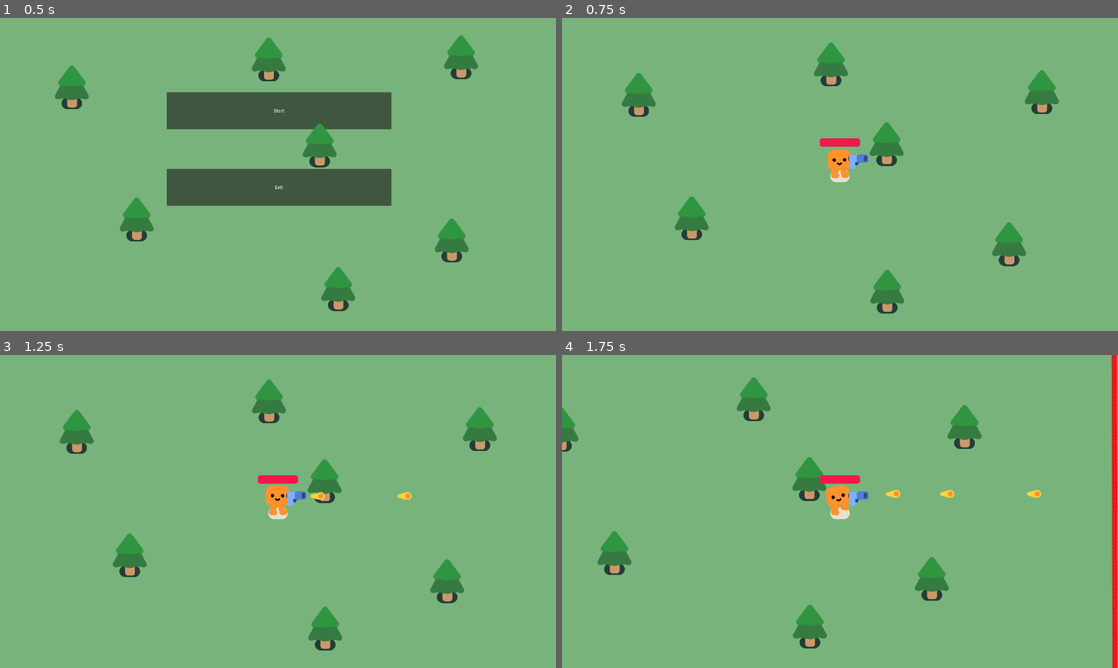
Above: before the commit, frames 1-4 (two rows, left to right).
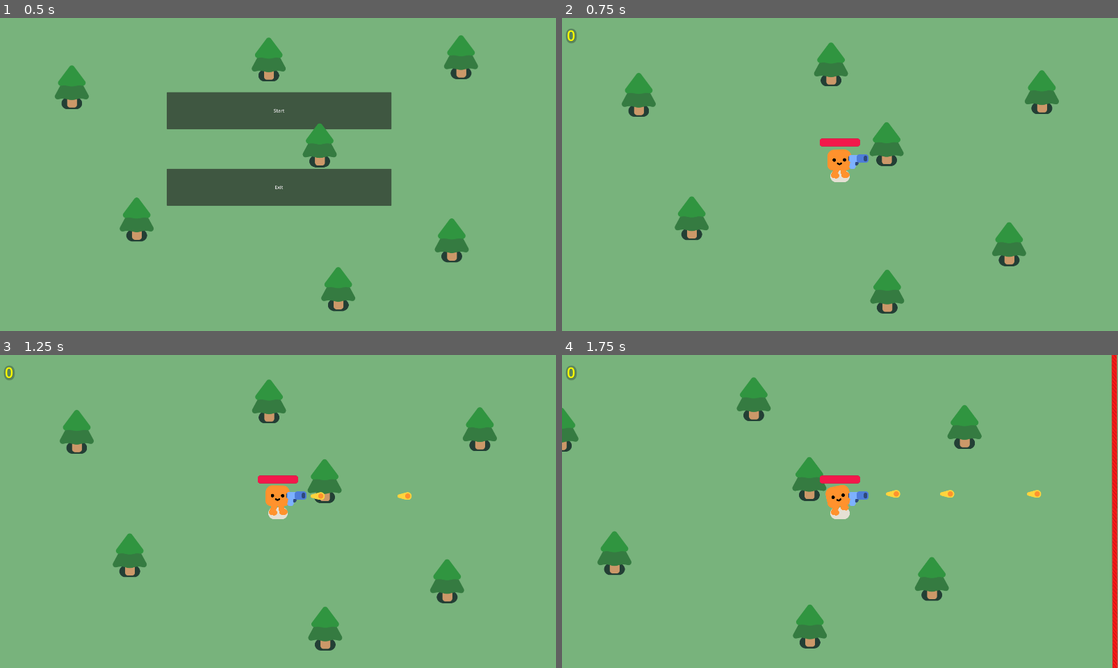
Above: after the commit, the same moments.

Repository: Doronin-git/vampgameGit
Game: Godot game, scene res://start_menu.tscn
The game is run twice, just before and just after one commit, with the same random seed, the same clock (stepped at 60 frames per second) and the same inputs.
Inputs:
- Up to frame 1 (0.5 s): no input
- Up to frame 2 (0.75 s): click "Start" at 0.5 s
- Up to frame 3 (1.25 s): no input
- Up to frame 4 (1.75 s): hold D (move_right) from 1.28 s (still down)

Frame 1 is identical in both runs. In frame 2, less than 0.1% of the frame differs, in the area x 0-3%, y 3-8%; in frame 3, less than 0.1%; in frame 4, less than 0.1%.

Commit message:
add global and shop
now score is more like a MONEY. And we have global that stores it

Diff:
--- a/game.gd
+++ b/game.gd
@@ -2,21 +2,24 @@
 
 var score = 0
 @onready var score_label = %ScoreLabel #update to show score
+
+func _ready():
+	score_label.text = str(Global.score)  # update score on the screen
+
 
 func spawn_mob():
 	var new_mob = preload("res://mob.tscn").instantiate()
 	%PathFollow2D.progress_ratio = randf()
 	new_mob.global_position = %PathFollow2D.global_position
 	add_child(new_mob)
-	new_mob.connect("mob_died", Callable(self, "_on_mob_died"))  # conect mob y signal
+	new_mob.connect("mob_died", Callable(self, "_on_mob_died"))  # conect mob to a signal
 
 func _on_timer_timeout():
 	spawn_mob()
 
 func _on_mob_died():
-	score += 1
-	score_label.text = str(score) # conect to label
+	Global.score += 1
+	score_label.text = str(Global.score) # conect to label
 
 func _on_player_health_deplited():
-	%GameOver.visible = true
-	get_tree().paused = true
+	get_tree().change_scene_to_file("res://game_over.tscn")
--- a/game.tscn
+++ b/game.tscn
@@ -81,34 +81,6 @@
 [node name="PineTree9" parent="." instance=ExtResource("2_lgpvb")]
 position = Vector2(928, 208)
 
-[node name="GameOver" type="CanvasLayer" parent="."]
-unique_name_in_owner = true
-visible = false
-
-[node name="ColorRect" type="ColorRect" parent="GameOver"]
-anchors_preset = 15
-anchor_right = 1.0
-anchor_bottom = 1.0
-grow_horizontal = 2
-grow_vertical = 2
-color = Color(0, 0, 0, 0.694118)
-
-[node name="Label" type="Label" parent="GameOver/ColorRect"]
-layout_mode = 1
-anchors_preset = 8
-anchor_left = 0.5
-anchor_top = 0.5
-anchor_right = 0.5
-anchor_bottom = 0.5
-offset_left = -43.5
-offset_top = -11.5
-offset_right = 43.5
-offset_bottom = 11.5
-grow_horizontal = 2
-grow_vertical = 2
-theme_override_font_sizes/font_size = 186
-text = "Game Over"
-
 [node name="wall" parent="." instance=ExtResource("4_kf80p")]
 position = Vector2(-528, -64)
 
--- /dev/null
+++ b/game_over.gd
@@ -0,0 +1,11 @@
+extends Node2D
+
+
+
+func _on_restart_pressed():
+	get_tree().change_scene_to_file("res://game.tscn")
+
+
+func _on_shop_button_pressed():
+	pass
+	get_tree().change_scene_to_file("res://shop.tscn")
--- /dev/null
+++ b/game_over.tscn
@@ -0,0 +1,80 @@
+[gd_scene load_steps=3 format=3 uid="uid://hm14pw3hjmk7"]
+
+[ext_resource type="Script" path="res://game_over.gd" id="1_hcsns"]
+[ext_resource type="PackedScene" uid="uid://cqvpml0ppslm2" path="res://pine_tree.tscn" id="2_opdnj"]
+
+[node name="game_over" type="Node2D"]
+script = ExtResource("1_hcsns")
+
+[node name="GameOver" type="CanvasLayer" parent="."]
+unique_name_in_owner = true
+
+[node name="ColorRect" type="ColorRect" parent="GameOver"]
+anchors_preset = 15
+anchor_right = 1.0
+anchor_bottom = 1.0
+grow_horizontal = 2
+grow_vertical = 2
+color = Color(0.6, 1, 0.623529, 0.572549)
+metadata/_edit_use_anchors_ = true
+
+[node name="Label" type="Label" parent="GameOver/ColorRect"]
+layout_mode = 1
+anchors_preset = -1
+anchor_left = 0.604167
+anchor_top = 0.5
+anchor_right = 0.486979
+anchor_bottom = 0.5
+offset_left = -504.0
+offset_top = -404.0
+offset_right = 505.0
+offset_bottom = -150.0
+grow_horizontal = 2
+grow_vertical = 2
+theme_override_font_sizes/font_size = 186
+text = "You died"
+horizontal_alignment = 1
+metadata/_edit_use_anchors_ = true
+
+[node name="shop_button" type="Button" parent="GameOver/ColorRect"]
+offset_left = 624.0
+offset_top = 528.0
+offset_right = 1296.0
+offset_bottom = 624.0
+theme_override_font_sizes/font_size = 60
+text = "Shop"
+
+[node name="PineTree" parent="GameOver/ColorRect" instance=ExtResource("2_opdnj")]
+position = Vector2(456, 1016)
+
+[node name="PineTree6" parent="GameOver/ColorRect" instance=ExtResource("2_opdnj")]
+position = Vector2(984, 144)
+
+[node name="PineTree7" parent="GameOver/ColorRect" instance=ExtResource("2_opdnj")]
+position = Vector2(896, 456)
+
+[node name="PineTree8" parent="GameOver/ColorRect" instance=ExtResource("2_opdnj")]
+position = Vector2(1192, 904)
+
+[node name="PineTree2" parent="GameOver/ColorRect" instance=ExtResource("2_opdnj")]
+position = Vector2(304, 448)
+
+[node name="PineTree3" parent="GameOver/ColorRect" instance=ExtResource("2_opdnj")]
+position = Vector2(1656, 416)
+
+[node name="PineTree4" parent="GameOver/ColorRect" instance=ExtResource("2_opdnj")]
+position = Vector2(1648, 824)
+
+[node name="PineTree5" parent="GameOver/ColorRect" instance=ExtResource("2_opdnj")]
+position = Vector2(168, 752)
+
+[node name="restart" type="Button" parent="GameOver"]
+offset_left = 624.0
+offset_top = 720.0
+offset_right = 1296.0
+offset_bottom = 816.0
+theme_override_font_sizes/font_size = 60
+text = "Restart"
+
+[connection signal="pressed" from="GameOver/ColorRect/shop_button" to="." method="_on_shop_button_pressed"]
+[connection signal="pressed" from="GameOver/restart" to="." method="_on_restart_pressed"]
--- /dev/null
+++ b/global.gd
@@ -0,0 +1,3 @@
+extends Node
+
+var score = 0
--- a/player.gd
+++ b/player.gd
@@ -15,7 +15,7 @@
 		$HappyBoo.play_idle_animation()
 
 
-	const DAMAGE_RATE = 10.0
+	const DAMAGE_RATE = 15.0
 	var overlapping = %Hurtbox.get_overlapping_bodies()
 	if overlapping.size() > 0:
 		health -= DAMAGE_RATE * overlapping.size() * delta
--- a/project.godot
+++ b/project.godot
@@ -79,6 +79,10 @@
 config/features=PackedStringArray("4.2", "Forward Plus")
 config/icon="res://icon.png"
 
+[autoload]
+
+Global="*res://global.gd"
+
 [display]
 
 window/size/viewport_width=1920
--- /dev/null
+++ b/shop.gd
@@ -0,0 +1,9 @@
+extends Node2D
+
+
+func _on_restart_pressed():
+	get_tree().change_scene_to_file("res://game.tscn")
+
+
+func _ready():
+	%Shop_money_label.text = str(Global.score)
--- /dev/null
+++ b/shop.tscn
@@ -0,0 +1,39 @@
+[gd_scene load_steps=2 format=3 uid="uid://ckde3n0ud4be"]
+
+[ext_resource type="Script" path="res://shop.gd" id="1_fdy4d"]
+
+[node name="Shop" type="Node2D"]
+script = ExtResource("1_fdy4d")
+
+[node name="GameOver" type="CanvasLayer" parent="."]
+unique_name_in_owner = true
+
+[node name="ColorRect" type="ColorRect" parent="GameOver"]
+anchors_preset = 15
+anchor_right = 1.0
+anchor_bottom = 1.0
+grow_horizontal = 2
+grow_vertical = 2
+color = Color(0.6, 1, 0.623529, 0.572549)
+metadata/_edit_use_anchors_ = true
+
+[node name="restart" type="Button" parent="GameOver/ColorRect"]
+offset_left = 624.0
+offset_top = 824.0
+offset_right = 1296.0
+offset_bottom = 920.0
+theme_override_font_sizes/font_size = 60
+text = "Restart"
+
+[node name="Shop_money_label" type="Label" parent="GameOver"]
+unique_name_in_owner = true
+offset_left = 752.0
+offset_top = 128.0
+offset_right = 1168.0
+offset_bottom = 216.0
+theme_override_colors/font_color = Color(0.964706, 0.870588, 0, 1)
+theme_override_font_sizes/font_size = 60
+horizontal_alignment = 1
+vertical_alignment = 1
+
+[connection signal="pressed" from="GameOver/ColorRect/restart" to="." method="_on_restart_pressed"]
